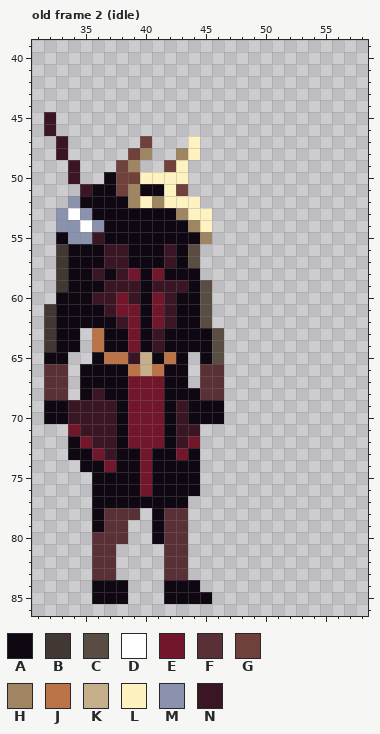
Edited in one commit: pixel-art file (res/Sprite/BlankGuard.ase). The picture above was drawn from the file before the commit.
80x88 pixels, 55 frames. Shown: old frame 2 (idle): x 31..58, y 39..86. The commit also changed other frames, which this record leaves out.
Visible layers, top first: "braços", "sword", "skeleton", "Layer 3".
Palette (. is transparent): A #0f0712  B #413833  C #594d43  D #ffffff  E #72162c  F #5a3037  G #70403a  H #9f8562  J #ba7447  K #c6af8b  L #fdf2c0  M #8a92ae  N #3a1624
Pixels before, old frame 2 (idle), first column x 32:
45 N..............
46 N..............
47 .N......G...L..
48 .N.....GH..HL..
49 ..N...GH..GL...
50 ..N..AGGLLLL...
51 ...NAAGHAALG...
52 ..MAAAAHLHLLL..
53 .MDMAAAAAAAHLL.
54 .MMDMAAAAAAAHL.
55 .AMMNAAAAAAAAH.
56 .BAAANNAAANAC..
57 .BAAANNAAANAC..
58 .BAANANEAEAAA..
59 .BAAANNNANNNAC.
60 .AAANNENAENAAC.
61 BAAAANEEAENAAC.
62 BAAAAANEAENAAC.
63 BAA.JAAEANAAAAC
64 BAA.JAAEANAAAAC
65 AA..AJJNKAJA.AC
66 FF.AAAAJKJAA.FF
67 FF.AAAAEEEAA.FF
68 FF.ANAAEEEAAAFF
69 AANNNNAEEEANAAA
70 AANNNNAEEEANAAA
71 ..ENNNAEEEANN..
72 ..AENNAEEEANE..
73 ..AAENAAEAAEA..
74 ...AAEAAEAAAA..
75 ....AAAAEAAAA..
76 ....AAAAEAAAA..
77 ....AAAAAAAA...
78 ....AFFF.AFF...
79 ....AFF..AFF...
80 ....FFF..AFF...
81 ....FF....FF...
82 ....FF....FF...
83 ....FF....FF...
84 ....AAA...AAA..
85 ....AAA...AAAA.
And afterwards:
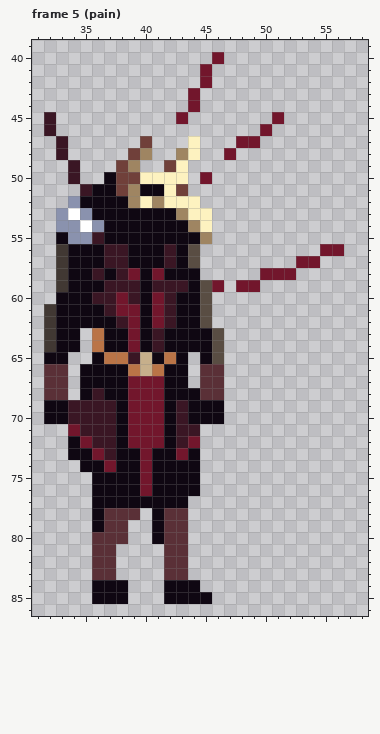
A new or re-ordered frame is compared with the old frame closest to it.
Changes in this commit:
frames 55 -> 60
Changed rows in their new state; - is an unchanged pixel.
Frame 5 (pain) is new; against old frame 2 (idle), layer "Layer 3":
first column x 43:
40 ---E-----
41 --E------
42 --E------
43 -E-------
44 -E-------
45 E-------E
46 -------E-
47 -----EE--
48 ----E----
50 --E------
first column x 46:
56 ---------EE
57 -------EE--
58 ----EEE----
59 E-EE-------
Boxes around the changes in both pictures, in picture pixels (x1, y1, x2, y2):
added: (176, 52, 284, 184)
added: (212, 244, 344, 292)
